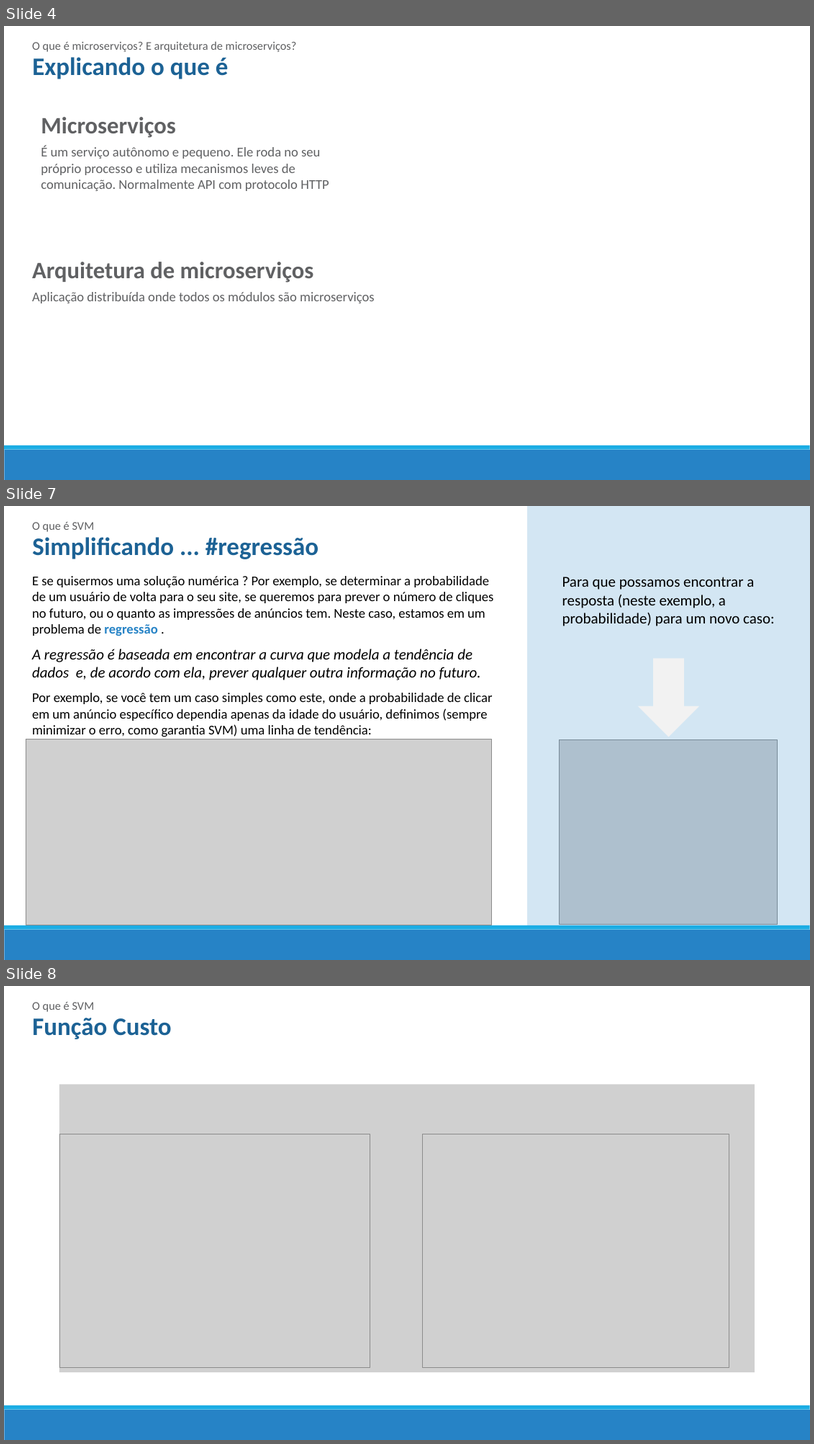
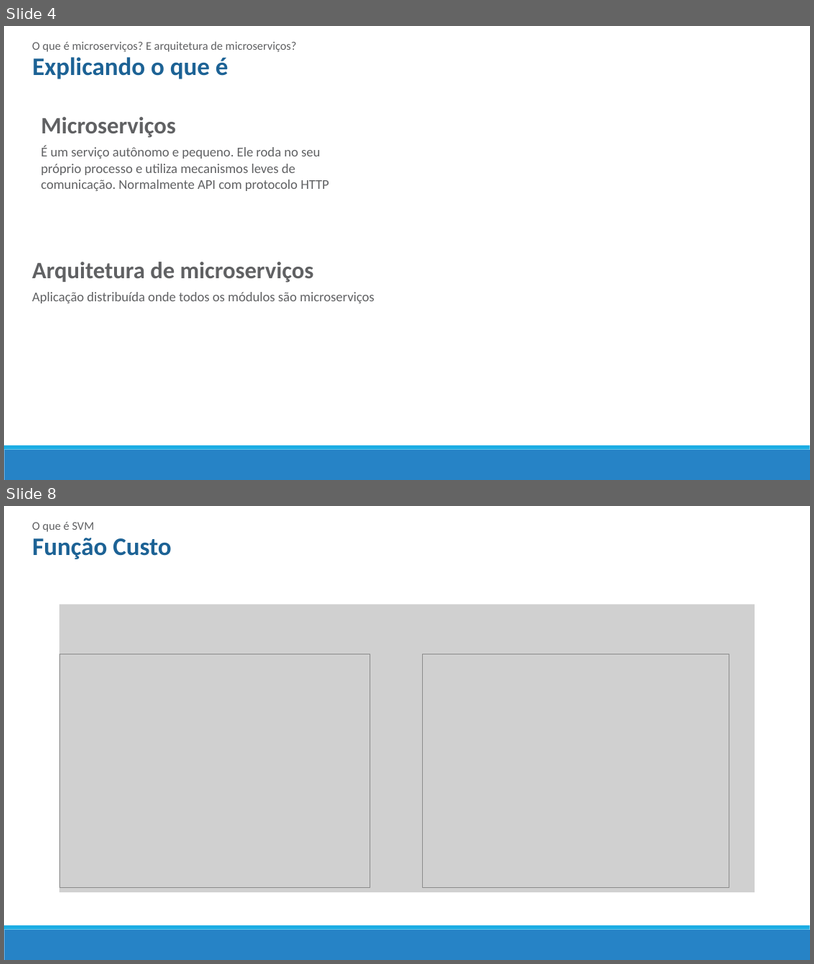
Before and after one commit to mrezende/architecture-discipline, a slide deck: article-presentation/Artigo.pptx. Shown one above the other, each under a label of ours: slides 4, 7 and 8 before the commit, slides 4 and 8 after it; the slides between them are not shown. The pictures are 814x1444 and 814x964 pixels, drawn with LibreOffice and Linux fonts; fonts in the diff are those of the drawing; grey boxes stand for pictures. Boxes give left, top, right and bottom in pixels: in the first picture for what was removed or moved away, otherwise in the second. Text is boxed around its words. In the diff, an @@ line names an element or a change of style, - is before the commit and + after.

```diff
--- a/article-presentation/Artigo.pptx
+++ b/article-presentation/Artigo.pptx
@@ slide 7 removed at bbox=[4, 506, 810, 960], background #FFFFFF; not listed: 2 template elements that a slide beside it also shows @@
@@ text removed at bbox=[32, 522, 95, 532] @@
-O que é SVM
@@ rectangle removed at bbox=[528, 506, 810, 925] @@
@@ text removed at bbox=[32, 537, 319, 559] @@
-Simplificando ... #regressão
@@ text removed at bbox=[32, 576, 494, 737] @@
-E se quisermos uma solução numérica ? Por exemplo, se determinar a probabilidade de um usuário de volta para o seu site, se queremos para prever o número de cliques no futuro, ou o quanto as impressões de anúncios tem. Neste caso, estamos em um problema de regressão .
-A regressão é baseada em encontrar a curva que modela a tendência de dados e, de acordo com ela, prever qualquer outra informação no futuro.
-Por exemplo, se você tem um caso simples como este, onde a probabilidade de clicar em um anúncio específico dependia apenas da idade do usuário, definimos (sempre minimizar o erro, como garantia SVM) uma linha de tendência:
@@ text removed at bbox=[563, 577, 775, 626] @@
-Para que possamos encontrar a resposta (neste exemplo, a probabilidade) para um novo caso:
@@ down arrow removed at bbox=[638, 659, 700, 737] @@
@@ picture removed at bbox=[26, 739, 492, 924] @@
@@ picture removed at bbox=[560, 739, 778, 924] @@
```
Also in this commit, not shown: 1 slide changed, 2 slides added, 1 other slide removed, 1 other file.
